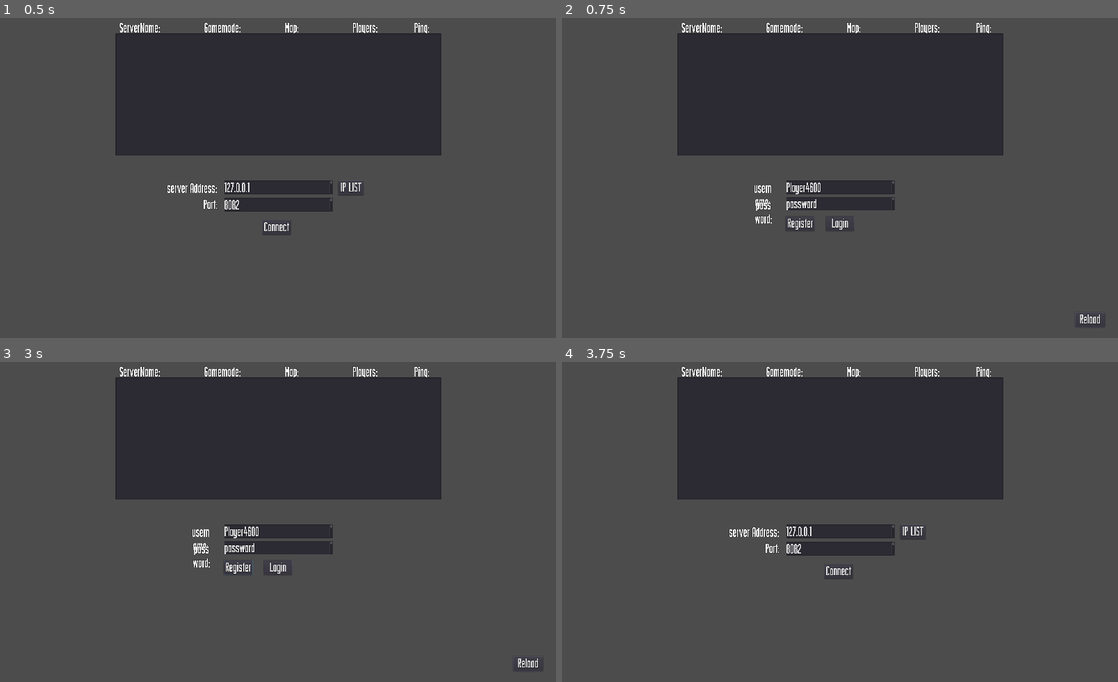
Above: before the commit, frames 1-4 (two rows, left to right).
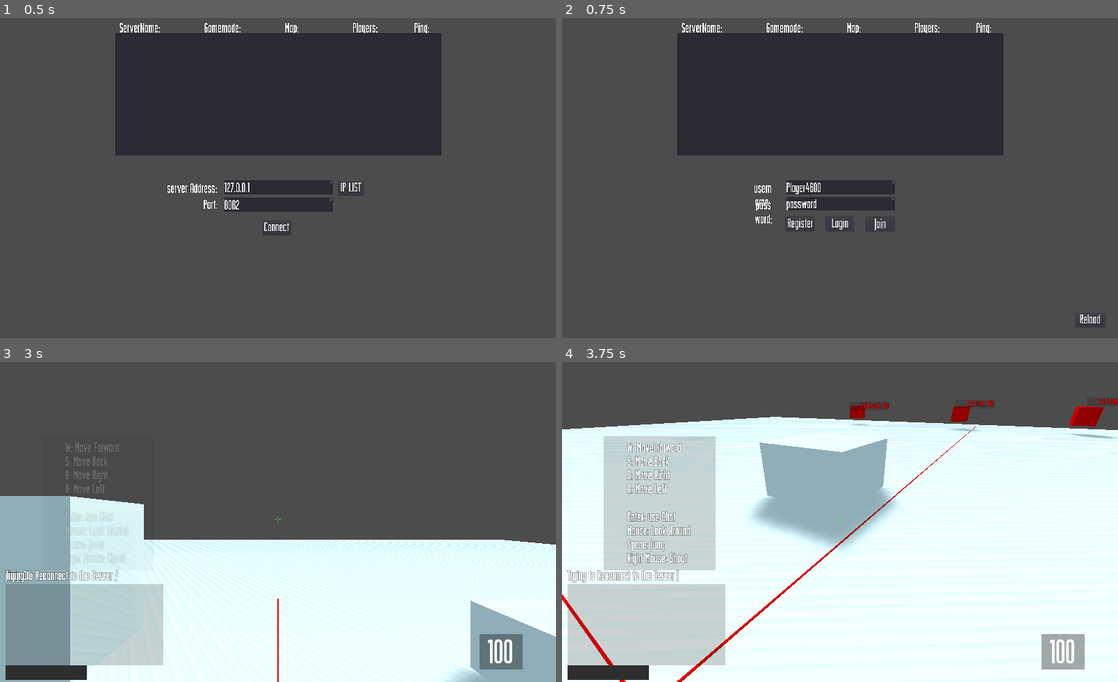
Above: after the commit, the same moments.

Repository: Galomortal47/Multiplayerserver
Game: Godot game, scene res://login.tscn
Two runs of this game, one before a commit and one after it. Both use one fixed random seed, a clock stepped at 60 frames per second and the inputs below.
Inputs (mouse positions are in pixels of both pictures, inside the frame that each line leads up to):
- Up to frame 1 (0.5 s): no input
- Up to frame 2 (0.75 s): click "Connect" at 0.5 s
- Up to frame 3 (3 s): click "Login" at 1.25 s; click "Register" at 2 s; click (316, 570) at 2.75 s, where only the run after the commit has a clickable "Join"
- Up to frame 4 (3.75 s): click (1090, 662) at 3.5 s, where only the run before the commit has a clickable "Reload"

Frame 1 is identical in both runs. In frame 2, less than 0.1% of the frame differs, in the area x 54-60%, y 62-67%; in frame 3, 72%; in frame 4, 89%, in the area x 0-100%, y 1-100%.
Error in both runs: Invalid get index 'ips' (on base: 'Nil'). (res://scripts/Login.gd:20)

Commit message:
direct conection

Diff:
--- a/login.tscn
+++ b/login.tscn
@@ -80,7 +80,6 @@
 text = "Login"
 
 [node name="Join" type="Button" parent="Login/Login"]
-visible = false
 margin_left = 46.9701
 margin_top = 37.149
 margin_right = 151.971
@@ -227,7 +226,6 @@
 
 [node name="Timer" type="Timer" parent="Login/RegisterLogin"]
 process_mode = 0
-autostart = true
 
 [connection signal="button_down" from="Login/Login/Login" to="Login" method="_on_Login_button_down"]
 [connection signal="button_down" from="Login/Login/Join" to="Login" method="_on_Join_button_down"]
--- a/scripts/Login.gd
+++ b/scripts/Login.gd
@@ -21,8 +21,8 @@
 	if data.auto_log == "true":
 		_on_Connect_button_down()
 		_on_Login_button_down()
-	_on_Connect_button_down()
-	get_node('RegisterLogin').connect_server()
+#	_on_Connect_button_down()
+#	get_node('RegisterLogin').connect_server()
 	pass # Replace with function body.
 
 func load_data():
@@ -63,6 +63,7 @@
 	pass # Replace with function body.
 
 func _on_Connect_button_down():
+	get_parent().get_node('Login/RegisterLogin/Timer').start()
 	get_data()
 	singleton_data()
 	get_node("Server").hide()
